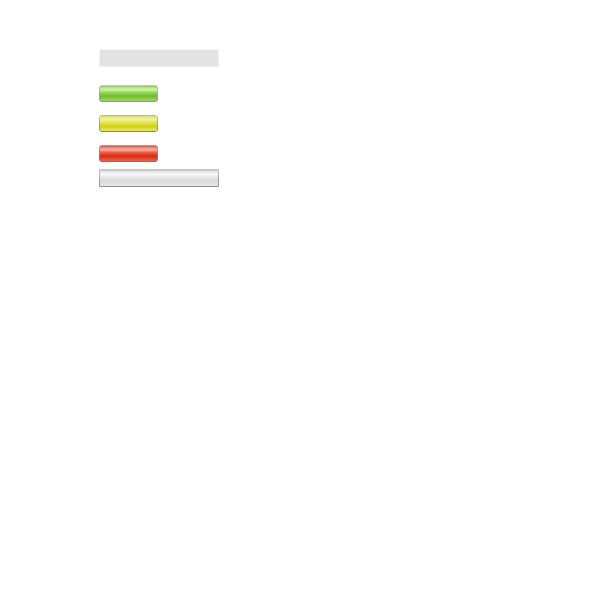
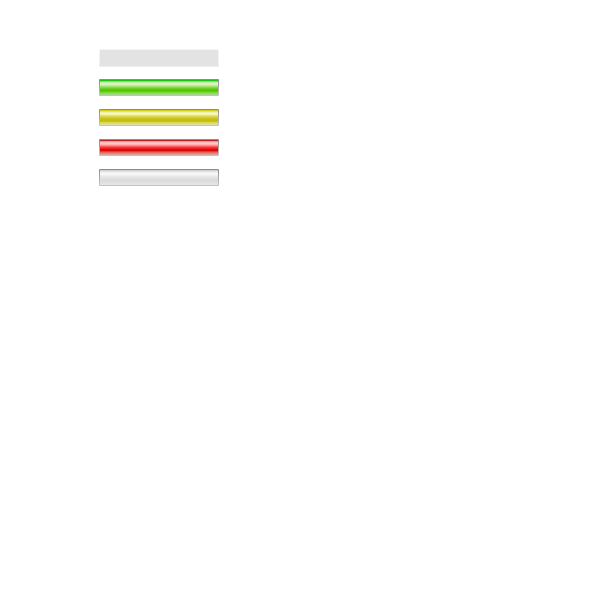
Revision of a layered 600 x 600 image; what changed, layer by layer:
painted on "Green Level" over [99, 79, 219, 102]
removed group "Yellow Level" (1st of 3, in "Level Indicator") (2 layers) from group "Level Indicator" over [99, 115, 158, 132]
moved "Yellow Level" (in "Level Indicator") into group "Level Indicator", painted on it over [99, 109, 219, 132]
removed group "Red Level" (in "Level Indicator") (2 layers) from group "Level Indicator" over [99, 145, 158, 162]
removed layer "Yellow Level" (3rd of 3, in "Level Indicator" › "Red Level") from group "Red Level" over [99, 145, 158, 162]
added layer "Red Level" (in "Level Indicator") in group "Level Indicator" over [99, 139, 219, 156]
painted on "Empty Level" over [99, 185, 219, 187]
hid "Background" over [99, 79, 219, 187]
